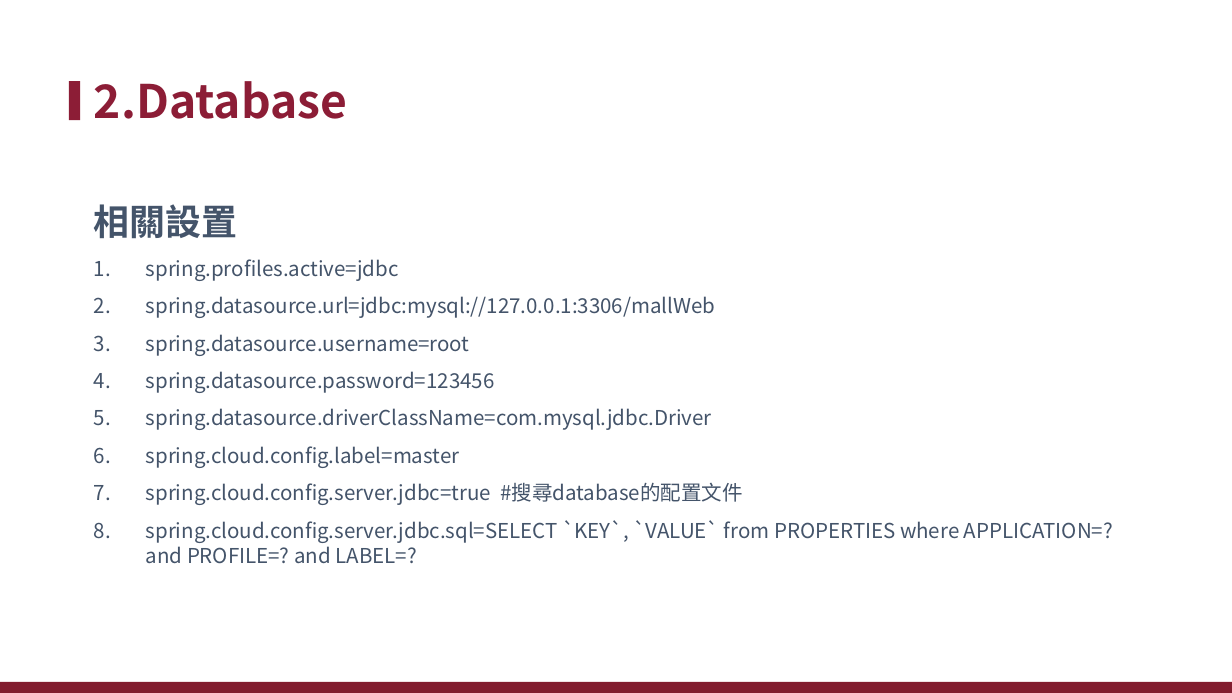
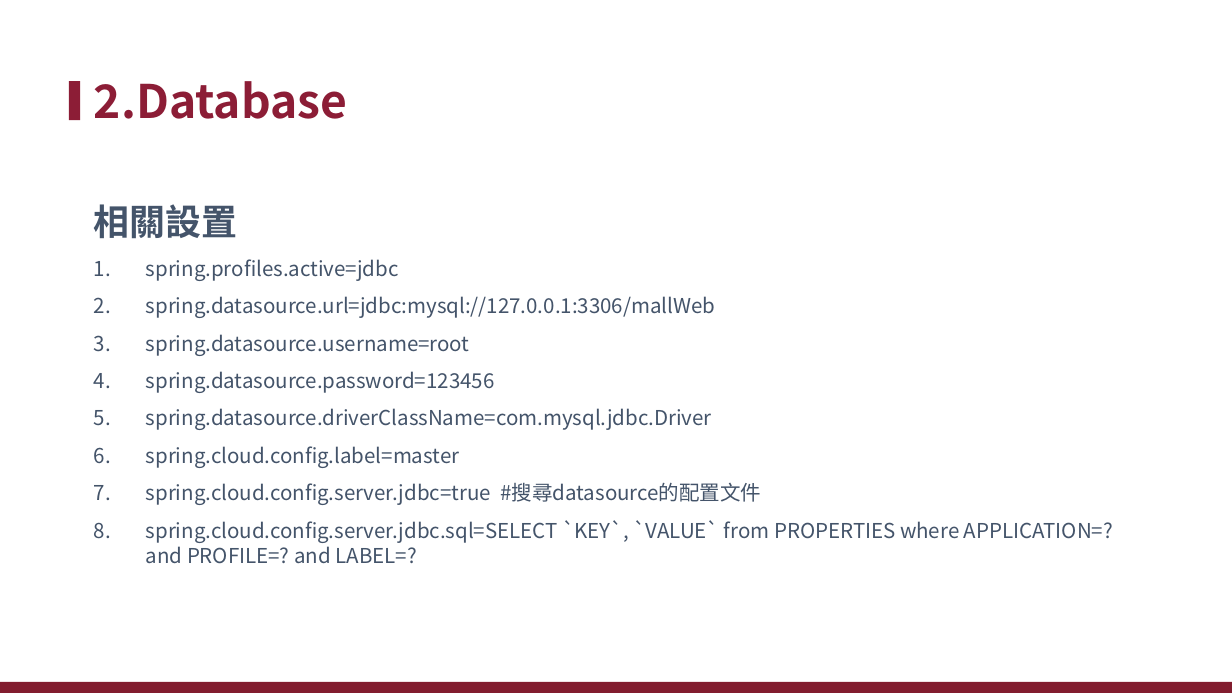
Before and after one commit to xiauchen/7__2020_3_10_PTT, a slide deck: slide 14 of Config.pptx (slide 10 before the commit). Drawn at 1232x693 pixels with LibreOffice and Linux fonts; fonts in the diff are those of the drawing; background and template pictures are left out. Boxes give left, top, right and bottom in pixels: in the first picture for what was removed or moved away, otherwise in the second. Text is boxed around its words. In the diff, an @@ line names an element or a change of style, - is before the commit and + after.

```diff
--- a/Config.pptx
+++ b/Config.pptx
@@ text at [146, 482, 761, 505]: text changed @@
-7. spring.cloud.config.server.jdbc=true #搜尋database的配置文件
+7. spring.cloud.config.server.jdbc=true #搜尋datasource的配置文件
```
Also in this commit, not shown: 10 other slides changed, 2 slides added, 1 slide removed, 3 other files.
